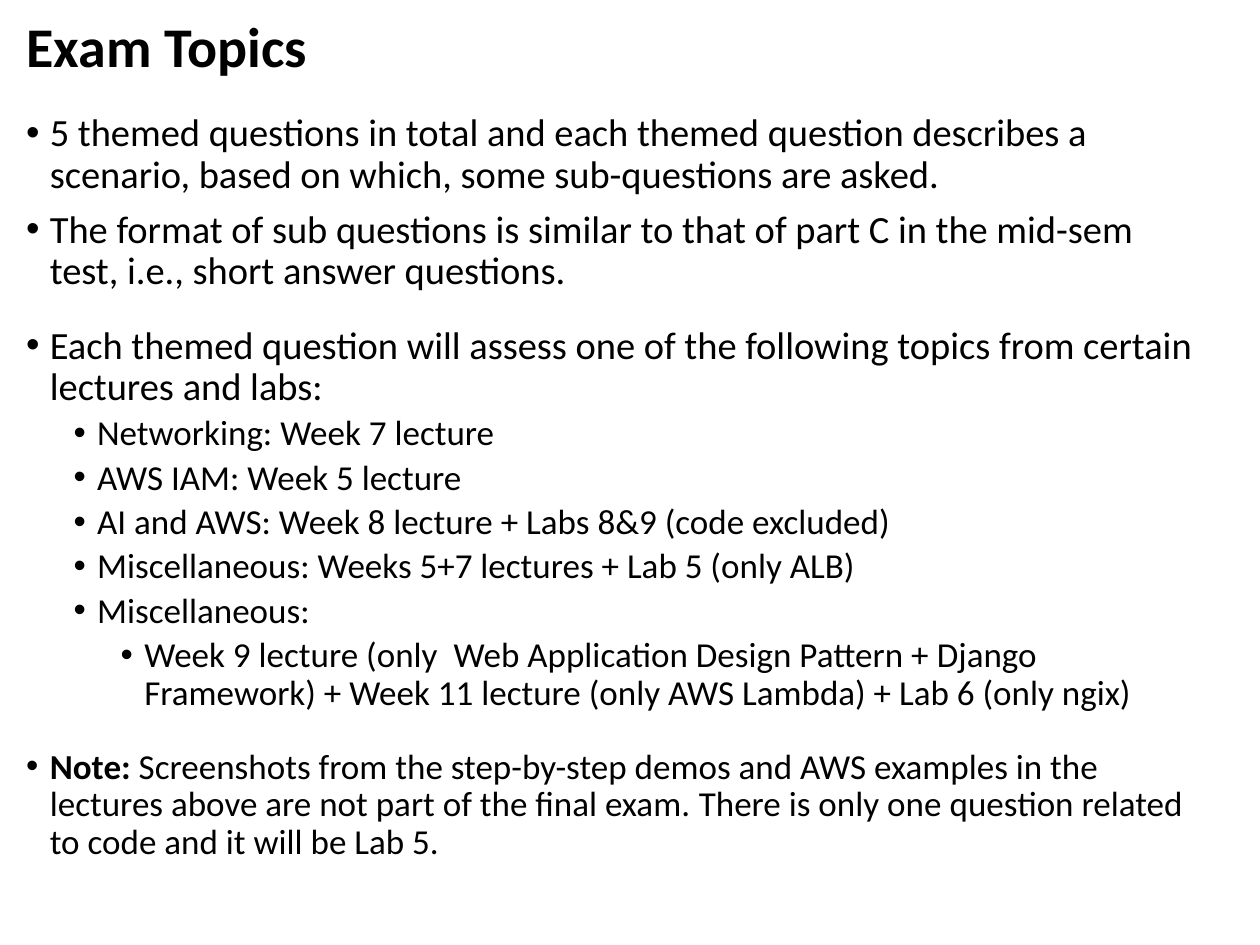
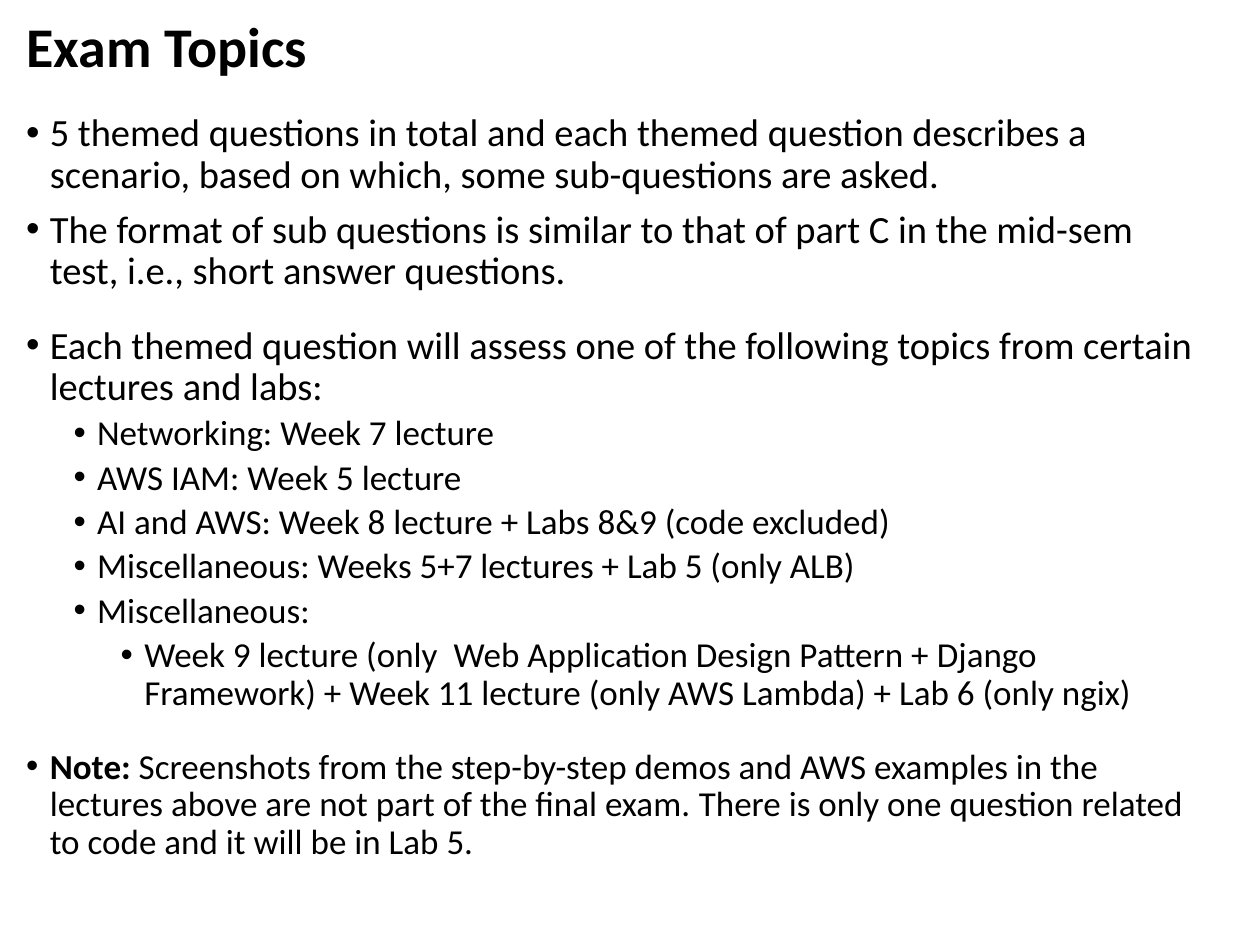
Before and after one commit to zhangzhics/CITS5503_Sem2, a slide deck: slide 26 of Lectures2025/CITS5503APIGateway_week12.pptx. Drawn at 1260x945 pixels with LibreOffice and Linux fonts; fonts in the diff are those of the drawing. Boxes give left, top, right and bottom in pixels: in the first picture for what was removed or moved away, otherwise in the second. Text is boxed around its words. In the diff, an @@ line names an element or a change of style, - is before the commit and + after.

Commit message:
supplementary/deferred exam topics updated

```diff
--- a/Lectures2025/CITS5503APIGateway_week12.pptx
+++ b/Lectures2025/CITS5503APIGateway_week12.pptx
@@ text at bbox=[50, 754, 1183, 855]: text changed @@
-• Note: Screenshots from the step-by-step demos and AWS examples in the lectures above are not part of the final exam. There is only one question related to code and it will be Lab 5.
+• Note: Screenshots from the step-by-step demos and AWS examples in the lectures above are not part of the final exam. There is only one question related to code and it will be in Lab 5.
```
Also in this commit, not shown: 1 other slide changed.
